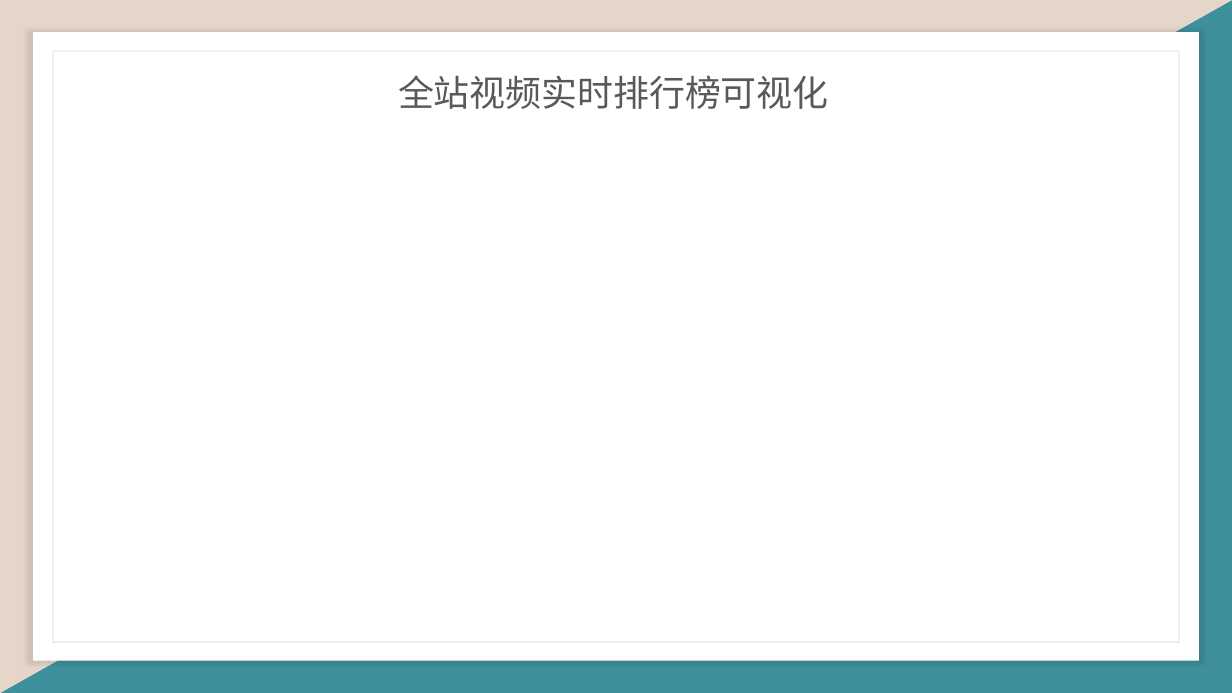
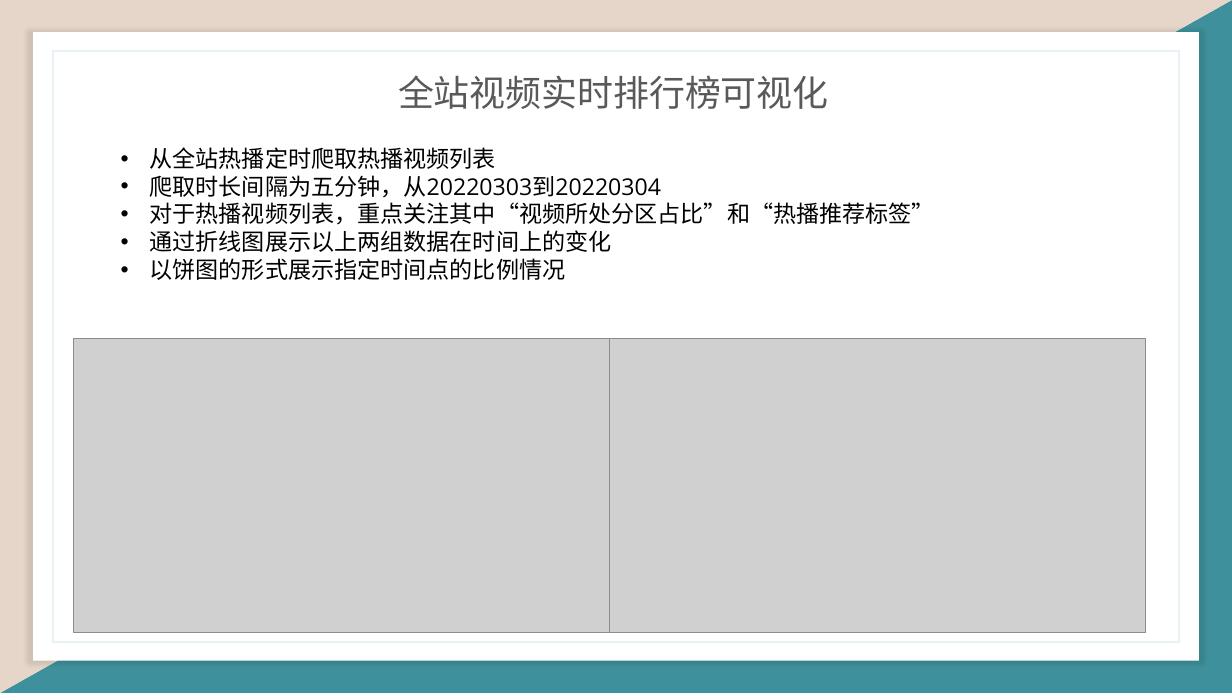
Before and after one commit to jlucs-2119-qiyeshixun/homework-python-data-visualization, a slide deck: slide 17 of 企业实训答辩.pptx. Drawn at 1232x693 pixels with LibreOffice and Linux fonts; fonts in the diff are those of the drawing; grey boxes stand for pictures. Boxes give left, top, right and bottom in pixels: in the first picture for what was removed or moved away, otherwise in the second. Text is boxed around its words. In the diff, an @@ line names an element or a change of style, - is before the commit and + after.

Commit message:
[feat]优化图片展示，修改ppt

```diff
--- a/企业实训答辩.pptx
+++ b/企业实训答辩.pptx
@@ text added at [150,147,935,280], 18 pt, text #000000 @@
+• 从全站热播定时爬取热播视频列表
+• 爬取时长间隔为五分钟，从20220303到20220304
+• 对于热播视频列表，重点关注其中“视频所处分区占比”和“热播推荐标签”
+• 通过折线图展示以上两组数据在时间上的变化
+• 以饼图的形式展示指定时间点的比例情况
@@ picture added at [74,338,610,633] @@
@@ picture added at [610,338,1146,632] @@
```
Also in this commit, not shown: 2 other slides changed, 3 other files.
